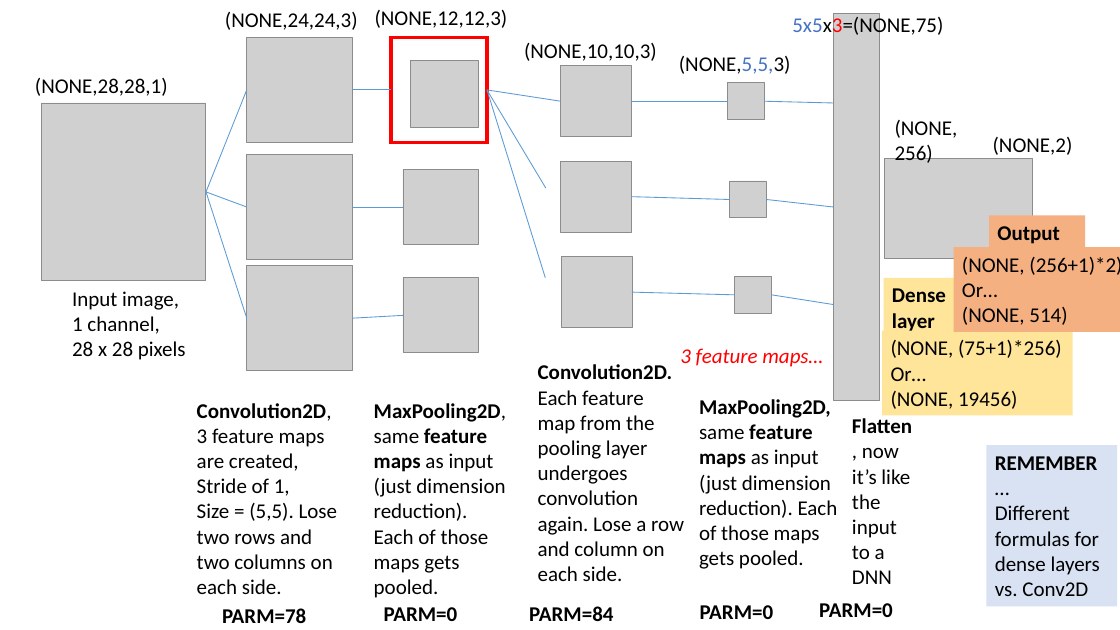
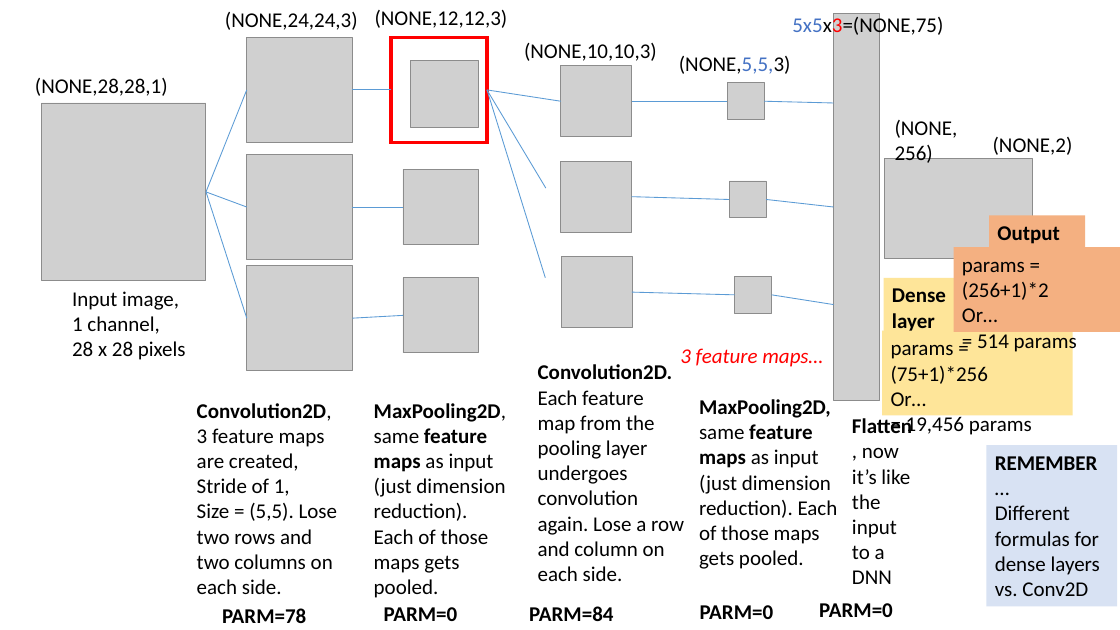
Before and after one commit to drdave-teaching/OPIM5509Files, a slide deck: slide 15 of OPIM5509_Module3_Files/slides/Math for Simple ConvNet Example.pptx. Drawn at 1120x630 pixels with LibreOffice and Linux fonts; fonts in the diff are those of the drawing; grey boxes stand for pictures. Boxes give left, top, right and bottom in pixels: in the first picture for what was removed or moved away, otherwise in the second. Text is boxed around its words. In the diff, an @@ line names an element or a change of style, - is before the commit and + after.

```diff
--- a/OPIM5509_Module3_Files/slides/Math for Simple ConvNet Example.pptx
+++ b/OPIM5509_Module3_Files/slides/Math for Simple ConvNet Example.pptx
@@ text in rectangle at bbox=[962, 261, 1049, 300]: text changed @@
-(NONE, (256+1)*2)
+params = (256+1)*2
@@ text in rectangle at bbox=[891, 330, 1077, 384]: text changed @@
-(NONE, (75+1)*256)
+params = (75+1)*256
@@ text in rectangle at bbox=[969, 330, 1032, 435]: text changed @@
-(NONE, 514)
+= 514 params
@@ text in rectangle at bbox=[906, 413, 964, 434]: text changed @@
-(NONE, 19456)
+= 19,456 params
```
Also in this commit, not shown: 4 other slides changed, 3 other files.
